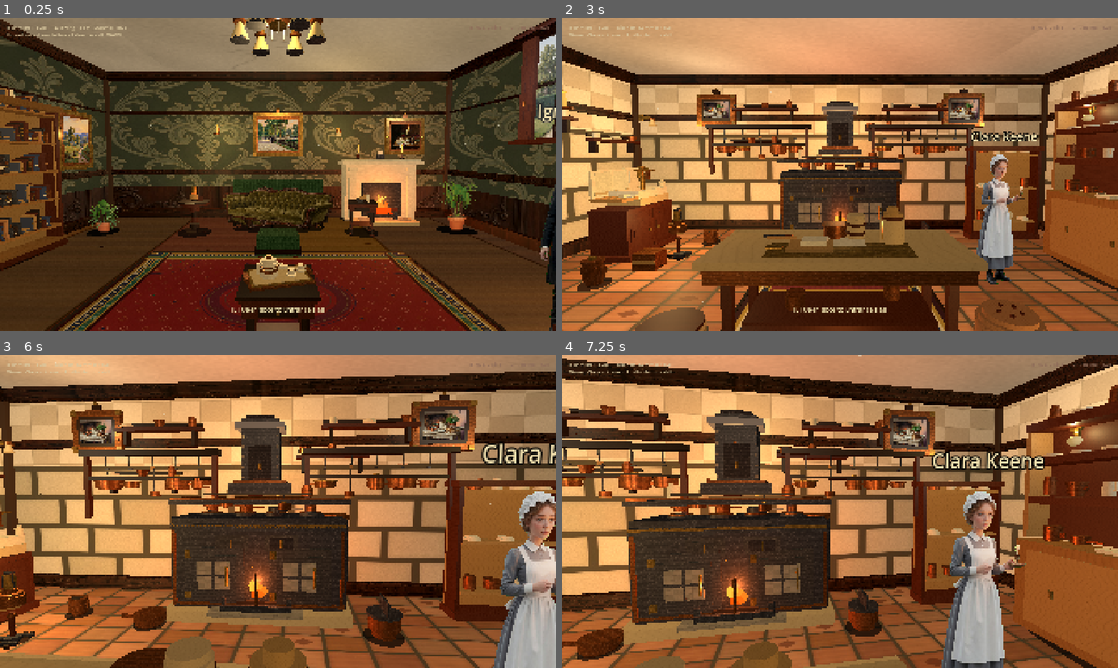
Above: before the commit, frames 1-4 (two rows, left to right).
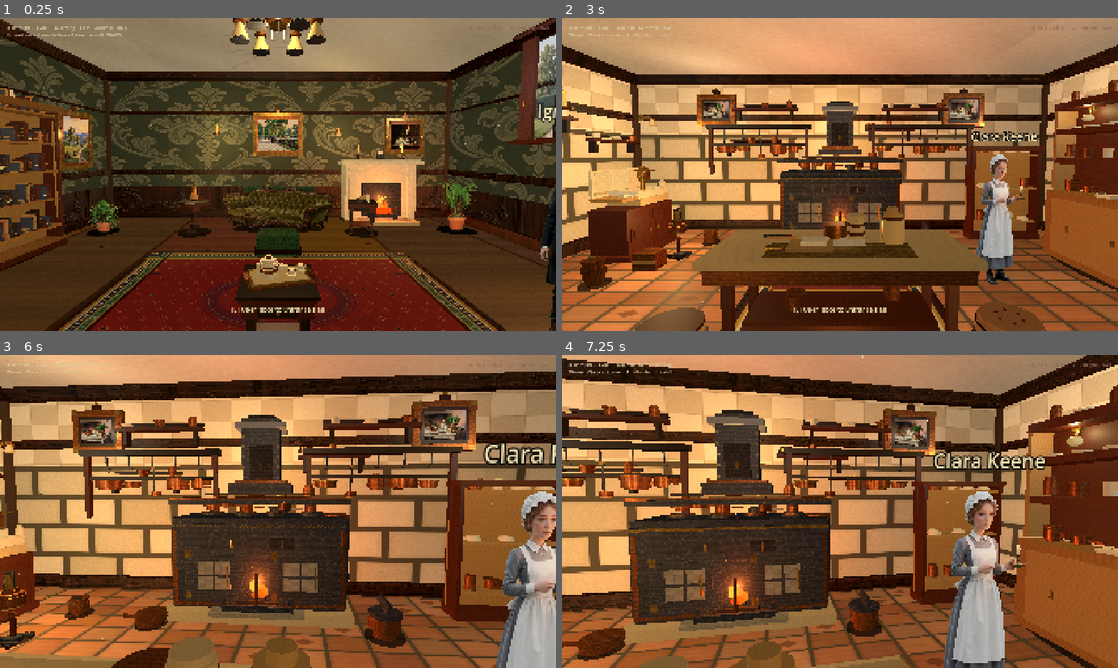
Above: after the commit, the same moments.

Repository: drakewing-eng/aetheric-engine
Game: Godot game, scene res://scenes/fps_main.tscn
Same seed, same stepped clock (60 frames per second), same inputs: the game is played once before the commit and once after it.
Inputs (mouse positions are in pixels of both pictures, inside the frame that each line leads up to):
- Up to frame 1 (0.25 s): no input
- Up to frame 2 (3 s): tap Enter at 0.5 s; move the mouse to (867, 174) at 0.52 s; hold E (interact) 0.53-1.28 s; hold W (move_forward) from 0.53 s (still down); click (867, 174) at 0.67 s; move the mouse to (812, 174) at 1.27 s; tap E (interact) at 1.35, 2, 2.85 s; move the mouse to (851, 168) at 2.02 s; hold E (interact) 2.03-2.78 s; move the mouse to (834, 180) at 2.77 s; click (834, 180) at 2.92 s
- Up to frame 3 (6 s): move the mouse to (316, 514) at 3.52 s; hold E (interact) 3.53-4.28 s; move the mouse to (233, 508) at 4.27 s; tap E (interact) at 4.35, 5.85 s; move the mouse to (283, 511) at 5.02 s; hold E (interact) 5.03-5.78 s; click (283, 511) at 5.17 s; move the mouse to (255, 505) at 5.77 s; release W (move_forward) at 5.78 s; hold D (move_right) from 5.78 s (still down)
- Up to frame 4 (7.25 s): move the mouse to (867, 511) at 6.52 s; release D (move_right) at 6.53 s; hold W (move_forward) from 6.53 s (still down); hold E (interact) from 6.53 s (still down)

The runs differ from the first frame. In frame 1, 0.4% of the frame differs, in the area x 41-59%, y 51-68%; in frame 2, 0.3%; in frame 3, 6.8%, in the area x 0-100%, y 2-100%; in frame 4, 6.2%.

Commit message:
visual loop 138: sofa bulk tighten + dense chalk plates + stool wood rim

Diff:
--- a/aetheric-engine-godot/scripts/fps_props.gd
+++ b/aetheric-engine-godot/scripts/fps_props.gd
@@ -2395,33 +2395,30 @@
 		_add_box(root, Vector3(-0.14, 0.14, 0), Vector3(0.028, 0.028, 0.26), MAHOGANY_DARK, false, 0.5)
 		_add_box(root, Vector3(0.14, 0.14, 0), Vector3(0.028, 0.028, 0.26), MAHOGANY_DARK, false, 0.5)
 	else:
-		# Upholstered drum — thick velvet cylinder + piping + wood plinth (gallery read)
-		var fab := VELVET_GREEN.darkened(0.05) if seed0 % 2 == 0 else VELVET_RED.darkened(0.1)
-		var fab_d := fab.darkened(0.12)
-		# Wood plinth ring under cushion
-		_add_cylinder(root, Vector3(0, 0.38, 0), 0.21, 0.06, MAHOGANY_DARK, true, 0.45)
-		_add_cylinder(root, Vector3(0, 0.42, 0), 0.2, 0.03, MAHOGANY, false, 0.48)
-		# Thick padded drum body (not flat disc)
-		_add_cylinder(root, Vector3(0, 0.5, 0), 0.2, 0.14, fab, true, 0.9)
-		_add_cylinder(root, Vector3(0, 0.58, 0), 0.185, 0.05, fab_d, false, 0.92)
-		# Top crown pad
-		_add_cylinder(root, Vector3(0, 0.62, 0), 0.16, 0.035, fab.lightened(0.04), false, 0.9)
-		# Side piping rings
-		_add_cylinder(root, Vector3(0, 0.46, 0), 0.205, 0.02, fab_d, false, 0.88)
-		_add_cylinder(root, Vector3(0, 0.56, 0), 0.205, 0.015, fab_d, false, 0.88)
-		# Button tufts
-		for ti in 5:
-			var ta := float(ti) * TAU / 5.0 + 0.3
-			_add_cylinder(root, Vector3(cos(ta) * 0.07, 0.64, sin(ta) * 0.07), 0.014, 0.016, fab.darkened(0.22), false, 0.95)
+		# Upholstered drum (loop 138): clear wood seat rim so it doesn't read as a cactus
+		var fab := VELVET_GREEN.darkened(0.08) if seed0 % 2 == 0 else VELVET_RED.darkened(0.12)
+		var fab_d := fab.darkened(0.14)
+		# Wood plinth + visible oak seat rail (furniture language)
+		_add_cylinder(root, Vector3(0, 0.36, 0), 0.22, 0.08, MAHOGANY_DARK, true, 0.45)
+		_add_cylinder(root, Vector3(0, 0.42, 0), 0.215, 0.04, MAHOGANY, false, 0.48)
+		_add_cylinder(root, Vector3(0, 0.46, 0), 0.2, 0.03, OAK.darkened(0.05), false, 0.52)
+		# Padded top — flatter, wider, not tall green cylinder
+		_add_cylinder(root, Vector3(0, 0.52, 0), 0.195, 0.1, fab, true, 0.9)
+		_add_cylinder(root, Vector3(0, 0.58, 0), 0.18, 0.04, fab_d, false, 0.92)
+		# Wood nailhead ring at top edge
+		_add_cylinder(root, Vector3(0, 0.55, 0), 0.2, 0.015, MAHOGANY_DARK, false, 0.4)
+		for ti in 6:
+			var ta := float(ti) * TAU / 6.0
+			_add_cylinder(root, Vector3(cos(ta) * 0.08, 0.6, sin(ta) * 0.08), 0.012, 0.012, fab.darkened(0.25), false, 0.95)
 		# Turned legs
 		for a in [0.0, 90.0, 180.0, 270.0]:
 			var rad := deg_to_rad(a)
 			var lx := cos(rad) * 0.13
 			var lz := sin(rad) * 0.13
-			_add_cylinder(root, Vector3(lx, 0.28, lz), 0.03, 0.18, MAHOGANY_DARK, true)
-			_add_cylinder(root, Vector3(lx, 0.14, lz), 0.024, 0.14, MAHOGANY, true)
+			_add_cylinder(root, Vector3(lx, 0.26, lz), 0.03, 0.16, MAHOGANY_DARK, true)
+			_add_cylinder(root, Vector3(lx, 0.12, lz), 0.024, 0.14, MAHOGANY, true)
 			_add_cylinder(root, Vector3(lx, 0.02, lz), 0.034, 0.04, MAHOGANY, true)
-		_add_cylinder(root, Vector3(0, 0.14, 0), 0.14, 0.022, MAHOGANY_DARK, false, 0.5)
+		_add_cylinder(root, Vector3(0, 0.12, 0), 0.14, 0.022, MAHOGANY_DARK, false, 0.5)
 	_add_contact_shadow(root, 0.26, 0.26)
 	return root
 
@@ -2828,12 +2825,12 @@
 	if plate_tex:
 		slate_mat.albedo_texture = plate_tex
 		slate_mat.uv1_scale = Vector3(1.0, 1.0, 1.0)
-		# Unshaded + slight emission so white chalk survives filmic tonemap at distance
-		slate_mat.albedo_color = Color(1.1, 1.1, 1.05)
+		# Loop 138: stronger unshaded lift so chalk reads across the room
+		slate_mat.albedo_color = Color(1.2, 1.2, 1.15)
 		slate_mat.emission_enabled = true
 		slate_mat.emission_texture = plate_tex
-		slate_mat.emission = Color(0.55, 0.55, 0.5)
-		slate_mat.emission_energy_multiplier = 0.35
+		slate_mat.emission = Color(0.75, 0.75, 0.7)
+		slate_mat.emission_energy_multiplier = 0.55
 		slate_mat.shading_mode = BaseMaterial3D.SHADING_MODE_UNSHADED
 	else:
 		slate_mat.albedo_color = CHALK
@@ -3950,23 +3947,25 @@
 	## Keep all bulk z-max ≤ -0.04 so front hero art is never covered.
 	match bulk:
 		"sofa":
-			# Chesterfield depth behind card: seat/back/arms/legs only in -Z half
-			var sw: float = clampf(width * 0.88, 1.6, 2.4)
-			_add_box(root, Vector3(0, 0.2, -0.28), Vector3(sw, 0.16, 0.42), MAHOGANY_DARK, false, 0.42)
-			_add_box(root, Vector3(0, 0.4, -0.26), Vector3(sw * 0.9, 0.2, 0.38), VELVET_GREEN_DEEP, false, 0.88)
-			_add_box(root, Vector3(0, 0.78, -0.42), Vector3(sw * 0.94, 0.58, 0.16), VELVET_GREEN, false, 0.9)
+			# Loop 138: tight bulk fully behind chesterfield card (no green slab above back)
+			var sw: float = clampf(width * 0.72, 1.4, 2.0)
+			_add_box(root, Vector3(0, 0.22, -0.32), Vector3(sw, 0.14, 0.32), MAHOGANY_DARK, false, 0.42)
+			_add_box(root, Vector3(0, 0.4, -0.3), Vector3(sw * 0.88, 0.18, 0.28), Color(0.28, 0.36, 0.22), false, 0.88)
+			# Low back only — do not tower above painted crest
+			_add_box(root, Vector3(0, 0.7, -0.42), Vector3(sw * 0.9, 0.38, 0.14), Color(0.26, 0.34, 0.2), false, 0.9)
 			for sx in [-1.0, 1.0]:
-				_add_box(root, Vector3(sx * (sw * 0.42), 0.55, -0.28),
-					Vector3(0.16, 0.38, 0.38), VELVET_GREEN_DEEP, false, 0.88)
-				_add_cylinder(root, Vector3(sx * (sw * 0.4), 0.08, -0.12), 0.035, 0.14, MAHOGANY, false)
-				_add_cylinder(root, Vector3(sx * (sw * 0.4), 0.08, -0.4), 0.035, 0.14, MAHOGANY, false)
+				_add_box(root, Vector3(sx * (sw * 0.38), 0.52, -0.32),
+					Vector3(0.14, 0.28, 0.28), Color(0.24, 0.32, 0.18), false, 0.88)
+				_add_cylinder(root, Vector3(sx * (sw * 0.36), 0.08, -0.18), 0.032, 0.12, MAHOGANY, false)
+				_add_cylinder(root, Vector3(sx * (sw * 0.36), 0.08, -0.4), 0.03, 0.12, MAHOGANY, false)
 		"desk":
-			var dw: float = clampf(width * 0.85, 1.1, 1.6)
-			_add_box(root, Vector3(0, 0.78, -0.22), Vector3(dw, 0.05, 0.42), MAHOGANY, false, 0.45)
-			_add_box(root, Vector3(0, 0.81, -0.22), Vector3(dw * 0.9, 0.012, 0.36), Color(0.1, 0.16, 0.1), false, 0.72)
-			_add_box(root, Vector3(-0.42, 0.38, -0.22), Vector3(0.38, 0.7, 0.4), MAHOGANY_DARK, false, 0.42)
-			_add_box(root, Vector3(0.42, 0.38, -0.22), Vector3(0.38, 0.7, 0.4), MAHOGANY_DARK, false, 0.42)
-			_add_box(root, Vector3(0, 0.95, -0.4), Vector3(dw * 0.9, 0.28, 0.06), MAHOGANY, false, 0.45)
+			# Loop 138: pedestals tucked behind card
+			var dw: float = clampf(width * 0.75, 1.0, 1.45)
+			_add_box(root, Vector3(0, 0.78, -0.28), Vector3(dw, 0.05, 0.32), MAHOGANY, false, 0.45)
+			_add_box(root, Vector3(0, 0.81, -0.28), Vector3(dw * 0.88, 0.012, 0.28), Color(0.1, 0.16, 0.1), false, 0.72)
+			_add_box(root, Vector3(-0.38, 0.38, -0.28), Vector3(0.32, 0.7, 0.3), MAHOGANY_DARK, false, 0.42)
+			_add_box(root, Vector3(0.38, 0.38, -0.28), Vector3(0.32, 0.7, 0.3), MAHOGANY_DARK, false, 0.42)
+			_add_box(root, Vector3(0, 0.95, -0.4), Vector3(dw * 0.85, 0.22, 0.05), MAHOGANY, false, 0.45)
 		"wing", "wing_green":
 			# Loop 137: tight bulk ONLY behind card (z≤-0.22) — no side slabs past silhouette
 			var ww: float = clampf(width * 0.55, 0.55, 0.78)
Not shown, changed: aetheric-engine-godot/assets/props/drawing_room/cutout/hero_wing_green.png.import
Binary file changed: aetheric-engine-godot/assets/rooms/textures/chalk/chalk_engine.jpg
Not shown, changed: aetheric-engine-godot/assets/rooms/textures/chalk/chalk_engine.jpg.import
Binary file changed: aetheric-engine-godot/assets/rooms/textures/chalk/chalk_equations.jpg
Not shown, changed: aetheric-engine-godot/assets/rooms/textures/chalk/chalk_equations.jpg.import
Binary file changed: aetheric-engine-godot/assets/rooms/textures/chalk/chalk_wave.jpg
Not shown, changed: SCRATCH/memory/CURRENT.md
